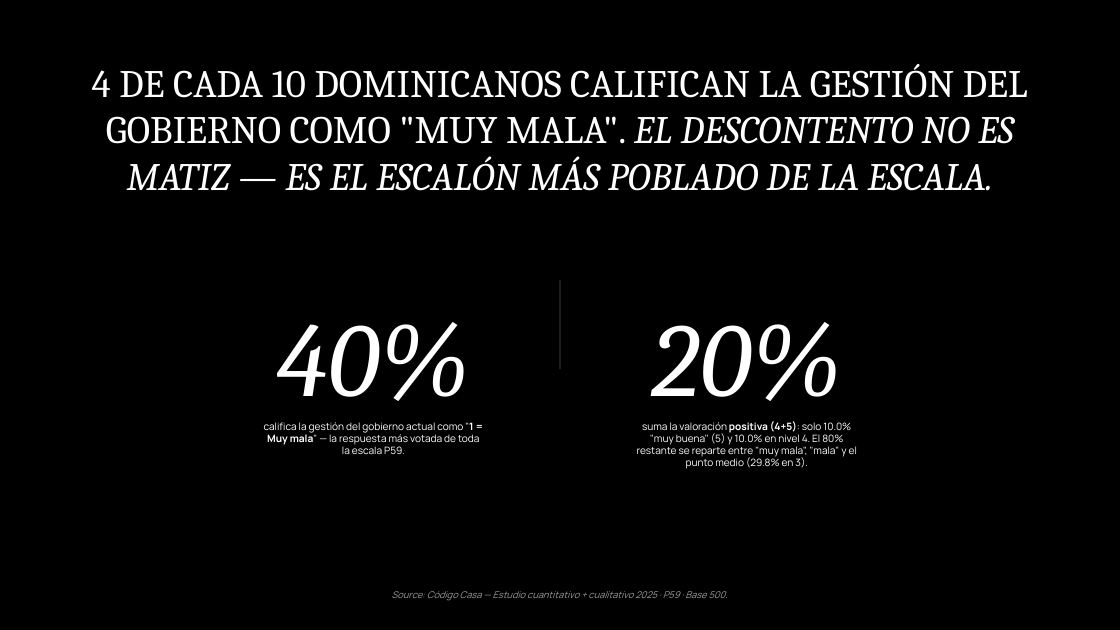
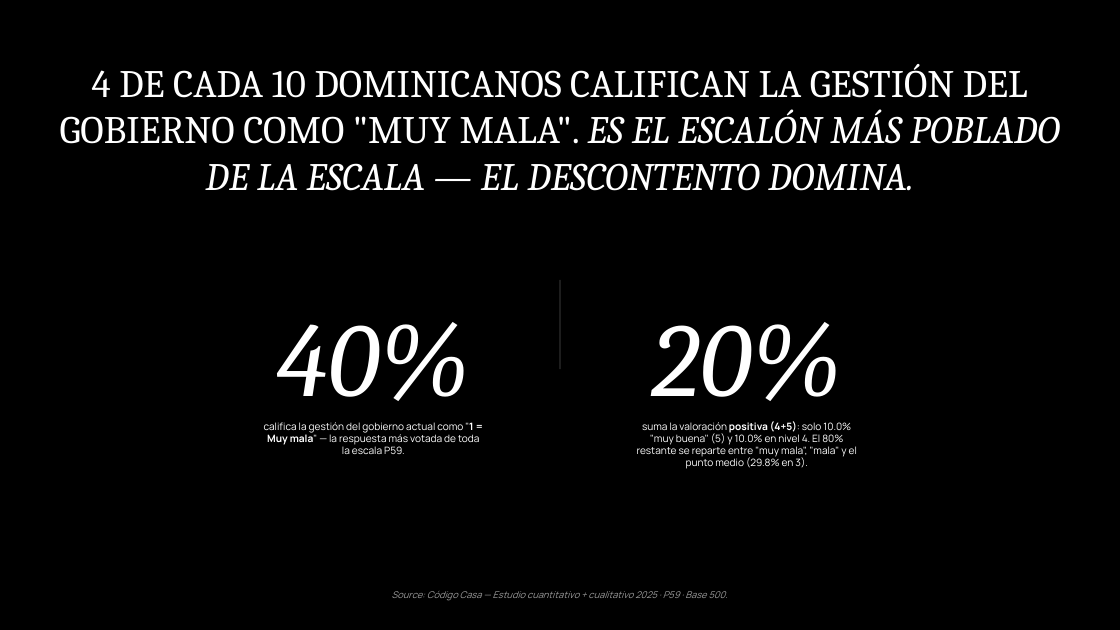
Before and after one commit to jeremyninja/c-digocasa-cerebro, a slide deck: slide 10 of Agentes Hallazgos/opiniones-politicas-deck-flat.pptx. Drawn at 1120x630 pixels with LibreOffice and Linux fonts; fonts in the diff are those of the drawing. Boxes give left, top, right and bottom in pixels: in the first picture for what was removed or moved away, otherwise in the second. Text is boxed around its words. In the diff, an @@ line names an element or a change of style, - is before the commit and + after.

Commit message:
Editor v6 anti-AI: auditoría 3 pilares + SOURCE en Mujer
Patrones eliminados:
- 'No es X, es Y' (~12 ocurrencias entre los 3 pilares)
- 'imaginario'/'chip'/'narrativa' como muletillas repetidas
- 'tener nombre de mujer', 'X no se enteró', 'la realidad cambió, X no'
- Sobre-explicación post-stat ('Esto demuestra que...', 'Lo que está en juego es...')

3 pilares actualizados:
- mujer-v2: headlines + stats limpios, SOURCE al pie de cada slide (CC o FW, sin mencionar Banreservas)
- sistema-creencias: H10 entre otros, formula 'no es X es Y' eliminada
- opiniones-politicas: 9 headlines reescritos

aprendizajes-editor-cc.md actualizado con sección 7.bis (refuerzo crítico) y 7.ter (lista negra expandida)

```diff
--- a/Agentes Hallazgos/opiniones-politicas-deck-flat.pptx
+++ b/Agentes Hallazgos/opiniones-politicas-deck-flat.pptx
@@ text at box(60, 64, 1060, 191): text changed @@
-4 DE CADA 10 DOMINICANOS CALIFICAN LA GESTIÓN DEL GOBIERNO COMO "MUY MALA". EL DESCONTENTO NO ES MATIZ — ES EL ESCALÓN MÁS POBLADO DE LA ESCALA.
+4 DE CADA 10 DOMINICANOS CALIFICAN LA GESTIÓN DEL GOBIERNO COMO "MUY MALA". ES EL ESCALÓN MÁS POBLADO DE LA ESCALA — EL DESCONTENTO DOMINA.
```
Also in this commit, not shown: 8 other slides changed, 17 other files.
